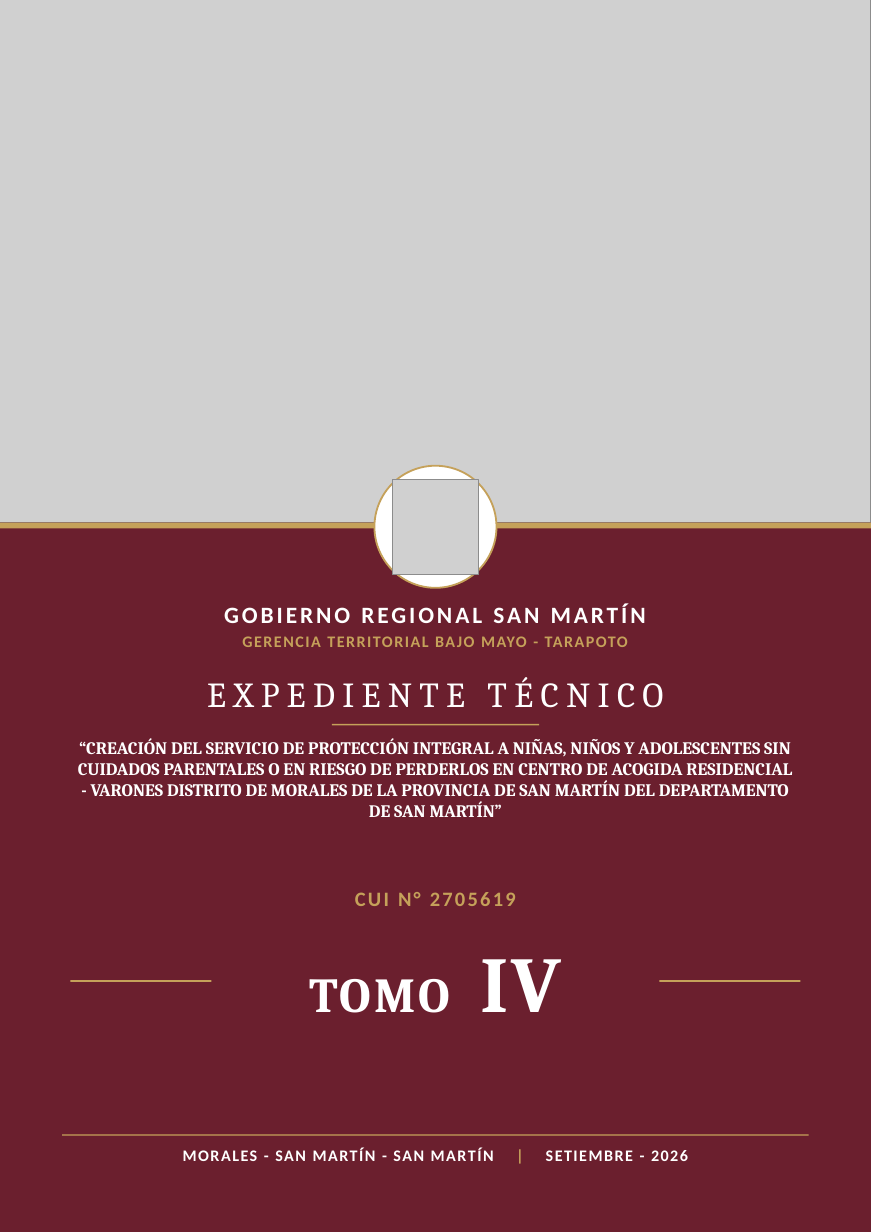
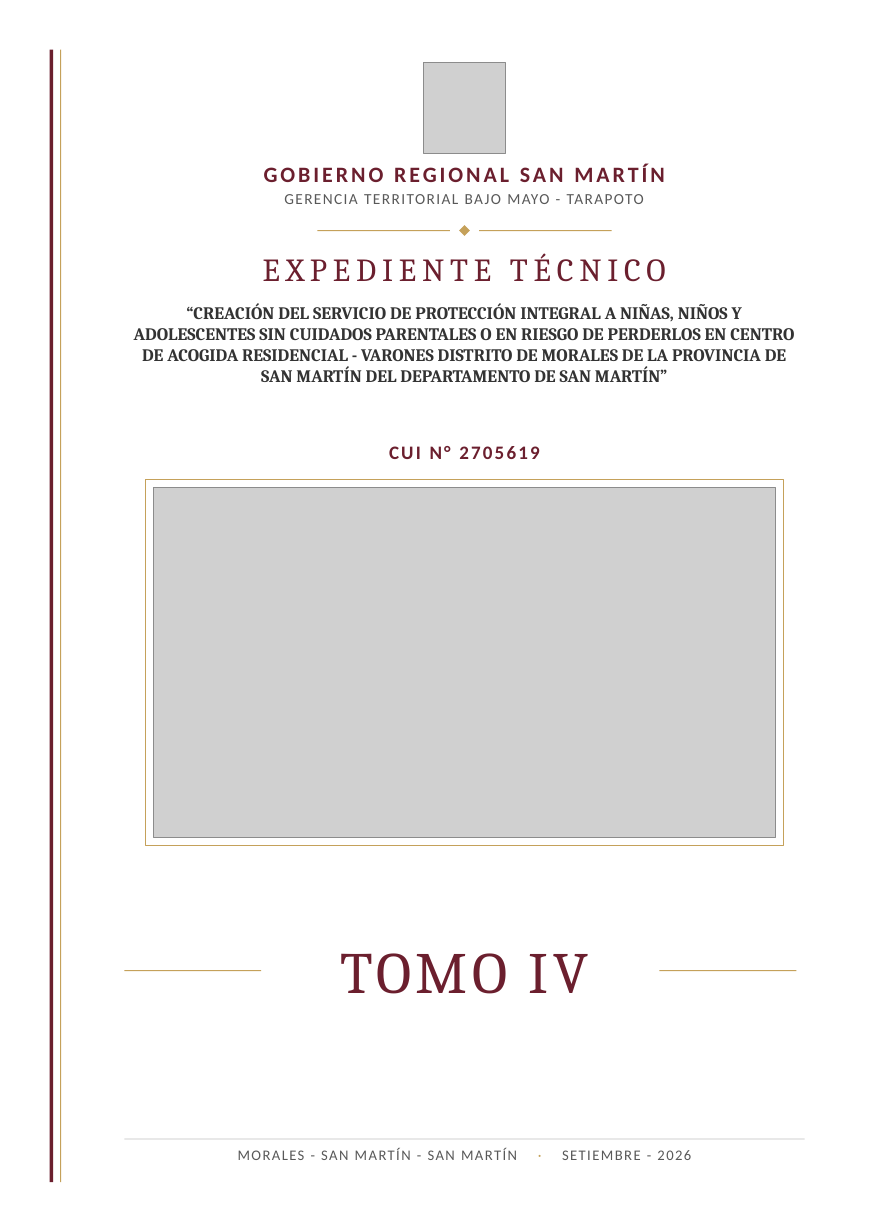
Before and after one commit to josedelcarmenpizarrosuarez10-debug/holaaa, a slide deck: slide 4 of entregables_varones/CARATULAS_TOMOS_I_AL_X_CAR_VARONES.pptx. Drawn at 871x1232 pixels with LibreOffice and Linux fonts; fonts in the diff are those of the drawing; grey boxes stand for pictures. Boxes give left, top, right and bottom in pixels: in the first picture for what was removed or moved away, otherwise in the second. Text is boxed around its words. In the diff, an @@ line names an element or a change of style, - is before the commit and + after.

```diff
--- a/entregables_varones/CARATULAS_TOMOS_I_AL_X_CAR_VARONES.pptx
+++ b/entregables_varones/CARATULAS_TOMOS_I_AL_X_CAR_VARONES.pptx
@@ rectangle resized from (x1=0, y1=522, x2=871, y2=1231) to (x1=50, y1=50, x2=53, y2=1182) @@
@@ rectangle resized from (x1=0, y1=522, x2=871, y2=529) to (x1=60, y1=50, x2=61, y2=1182) @@
@@ picture resized from (x1=393, y1=479, x2=478, y2=575) to (x1=423, y1=62, x2=506, y2=154) @@
@@ text "GOBIERNO REGIONAL SAN MARTÍN" moved from (x1=224, y1=603, x2=646, y2=623) to (x1=264, y1=164, x2=664, y2=182) @@
@@ text "GOBIERNO REGIONAL SAN MARTÍN" at (x1=264, y1=164, x2=664, y2=182): size 16 to 15 pt, text colour #FFFFFF to #6B1F2E @@
@@ text "GERENCIA TERRITORIAL BAJO MAYO - ..." moved from (x1=242, y1=636, x2=628, y2=647) to (x1=284, y1=194, x2=644, y2=204) @@
@@ text "GERENCIA TERRITORIAL BAJO MAYO - ..." at (x1=284, y1=194, x2=644, y2=204): size 11 to 10.5 pt, text colour #C5A15A to #595959, bold off @@
@@ rectangle added at (x1=317, y1=231, x2=450, y2=232), fill #C5A15A @@
@@ diamond added at (x1=459, y1=225, x2=470, y2=236), fill #C5A15A @@
@@ rectangle added at (x1=479, y1=231, x2=612, y2=232), fill #C5A15A @@
@@ text "EXPEDIENTE TÉCNICO" moved from (x1=207, y1=677, x2=663, y2=708) to (x1=263, y1=253, x2=666, y2=282) @@
@@ text "EXPEDIENTE TÉCNICO" at (x1=263, y1=253, x2=666, y2=282): size 24 to 22 pt, text colour #FFFFFF to #6B1F2E, letter spacing 5 to 4 pt @@
@@ text "“CREACIÓN DEL SERVICIO DE PROTECCIÓN ..." moved from (x1=78, y1=738, x2=792, y2=817) to (x1=134, y1=303, x2=794, y2=382) @@
@@ text "“CREACIÓN DEL SERVICIO DE PROTECCIÓN ..." at (x1=134, y1=303, x2=794, y2=382): text colour #FFFFFF to #333333 @@
@@ text "CUI N° 2705619" moved from (x1=355, y1=892, x2=516, y2=906) to (x1=389, y1=446, x2=539, y2=459) @@
@@ text "CUI N° 2705619" at (x1=389, y1=446, x2=539, y2=459): size 14 to 13 pt, text colour #C5A15A to #6B1F2E @@
@@ rectangle added at (x1=145, y1=479, x2=784, y2=846), outline #C5A15A 0.75 pt @@
@@ ellipse removed at (x1=374, y1=466, x2=496, y2=588) @@
@@ picture resized from (x1=0, y1=0, x2=871, y2=522) to (x1=154, y1=488, x2=776, y2=837) @@
@@ rectangle removed at (x1=332, y1=724, x2=539, y2=726) @@
@@ text "TOMO IV" moved from (x1=309, y1=959, x2=562, y2=1013) to (x1=341, y1=953, x2=588, y2=994) @@
@@ text "TOMO IV" at (x1=341, y1=953, x2=588, y2=994): size 33.5 to 40 pt in "TOMO"; size 54 to 40 pt in "IV"; text colour #FFFFFF to #6B1F2E, letter spacing 2 to 3 pt, bold off @@
@@ rectangle resized from (x1=71, y1=979, x2=212, y2=982) to (x1=124, y1=970, x2=261, y2=971) @@
@@ rectangle resized from (x1=659, y1=979, x2=800, y2=982) to (x1=659, y1=970, x2=796, y2=971) @@
@@ rectangle resized from (x1=62, y1=1134, x2=809, y2=1135) to (x1=124, y1=1139, x2=805, y2=1140) @@
@@ rectangle at (x1=124, y1=1139, x2=805, y2=1140): fill #C5A15A to #BFBFBF @@
@@ text at (x1=238, y1=1148, x2=691, y2=1160): text changed; size 11 to 10 pt; text colour #FFFFFF to #595959; bold off @@
-MORALES - SAN MARTÍN - SAN MARTÍN | SETIEMBRE - 2026
+MORALES - SAN MARTÍN - SAN MARTÍN · SETIEMBRE - 2026
```
Also in this commit, not shown: 9 other slides changed, 8 other files.
